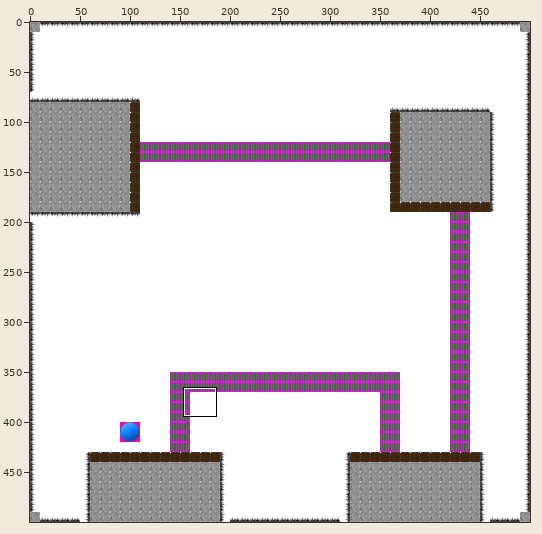
One commit to this sprite sheet: levels/15_Spider_Man.png. Above, an overview of the earlier version with the close-up marked.
Close-up. As it was:
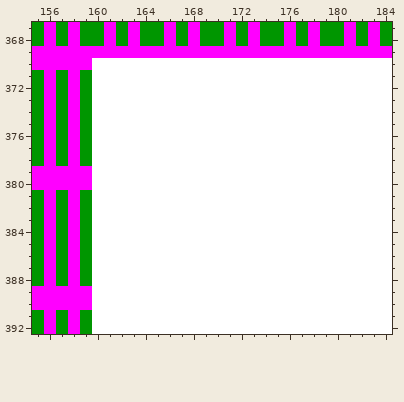
The file is 500x500 pixels. Colours within 5 levels of each other are drawn and written as one. Shown: x 155..184, y 367..392. The commit also changed other parts of the picture, which this record leaves out.
And afterwards:
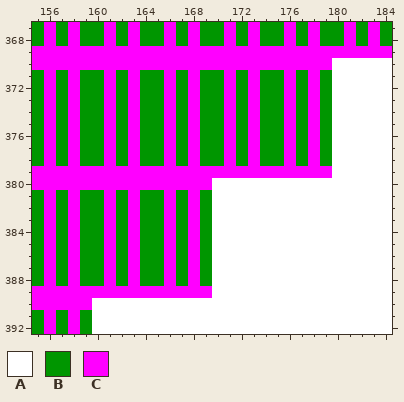
Palette (. is transparent): A #ffffff  B #009600  C #ff00ff
Difference:
Colour B replaces colour A in rows 371 to 378 at x 160, 162, 164 to 165, 167, 169 to 170, 172, 174 to 175, 177 and 179; in rows 381 to 388 at x 160, 162, 164 to 165, 167 and 169.
Colour C replaces colour A in row 370 at x 160 to 179; in rows 371 to 378 at x 161, 163, 166, 168, 171, 173, 176 and 178; in row 379 at x 160 to 179; in row 380 at x 160 to 169; in rows 381 to 388 at x 161, 163, 166 and 168; in row 389 at x 160 to 169.
Pixel boxes of the changes (left, top, right, bottom) in both close-ups:
changed: (92, 58, 332, 298)
